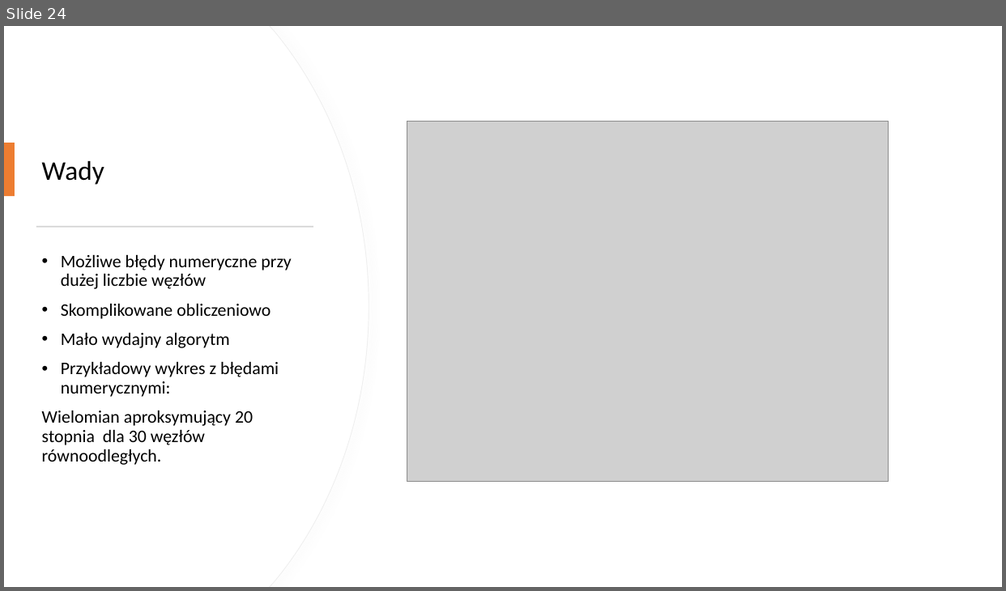
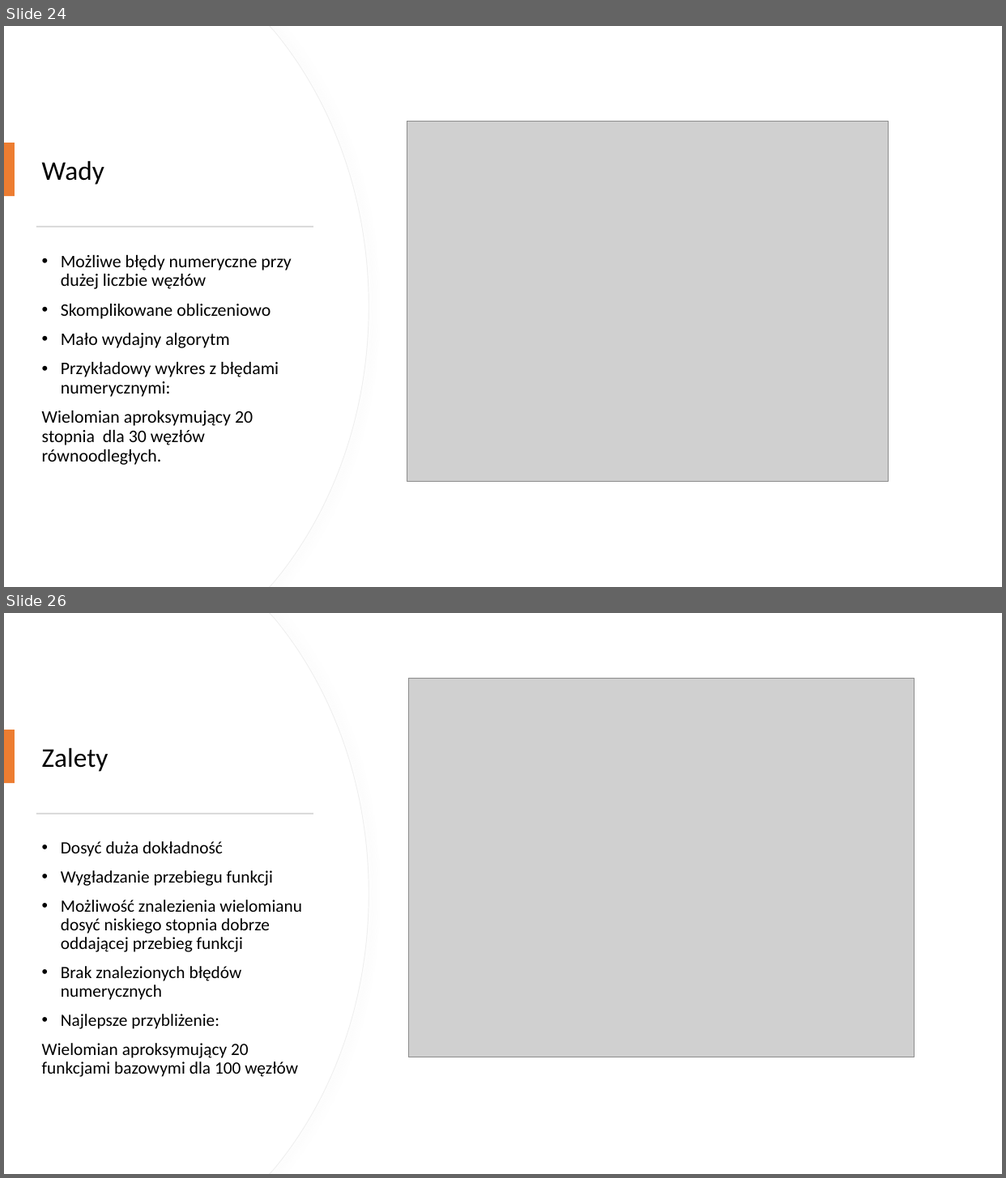
Before and after one commit to NiEkOKsU/Computation_Methods_for_Science_and_Technology, a slide deck: lab7/Aproksymacja - podsumowanie.pptx. Shown one above the other, each under a label of ours: slide 24 before the commit, slides 24 and 26 after it; the slides between them are not shown. The pictures are 1006x591 and 1006x1178 pixels, drawn with LibreOffice and Linux fonts; fonts in the diff are those of the drawing; grey boxes stand for pictures. Boxes give left, top, right and bottom in pixels: in the first picture for what was removed or moved away, otherwise in the second. Text is boxed around its words. In the diff, an @@ line names an element or a change of style, - is before the commit and + after.

```diff
--- a/lab7/Aproksymacja - podsumowanie.pptx
+++ b/lab7/Aproksymacja - podsumowanie.pptx
@@ slide 26 added at box(4, 613, 1002, 1174), background #FFFFFF @@
@@ freeform shape added at box(4, 613, 368, 1174), fill #FFFFFF, outline #EFEFEF 0.75 pt @@
@@ freeform shape added at box(4, 613, 368, 1174), fill #FFFFFF @@
@@ picture added at box(409, 679, 914, 1058) @@
@@ rectangle added at box(4, 730, 15, 784), fill #ED7D31 @@
@@ title added at box(42, 748, 108, 772), 26 pt, text #000000 @@
+Zalety
@@ rectangle added at box(36, 813, 313, 815), fill #D5D5D5 @@
@@ text added at box(42, 841, 302, 1077), 16.6 pt, text #000000 @@
+• Dosyć duża dokładność
+• Wygładzanie przebiegu funkcji
+• Możliwość znalezienia wielomianu dosyć niskiego stopnia dobrze oddającej przebieg funkcji
+• Brak znalezionych błędów numerycznych
+• Najlepsze przybliżenie:
+Wielomian aproksymujący 20 funkcjami bazowymi dla 100 węzłów
```
Also in this commit, not shown: 3 slides changed, 4 other slides added, 17 other files.
